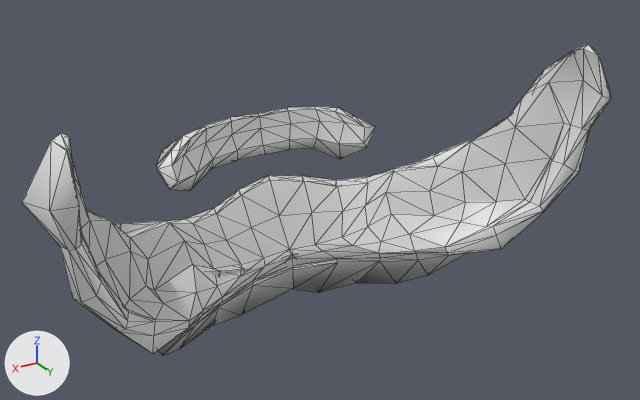
One commit to the glTF model godot/assets/creador/pelo/barba_poblada.glb: the scene before it, then after it.
Camera for both pictures: a camera (50 mm lens) standing at (0.811, 1.089, 1.86) and looking at (-0.018, -0.292, 1.17). Every picture has the same lights, and +X, +Y and +Z are marked at lower left. The first picture is the older version. Mesh edges are drawn as thin lines. Vertices at exactly the same position are counted once.

Objects in the first picture: 'pieza'.
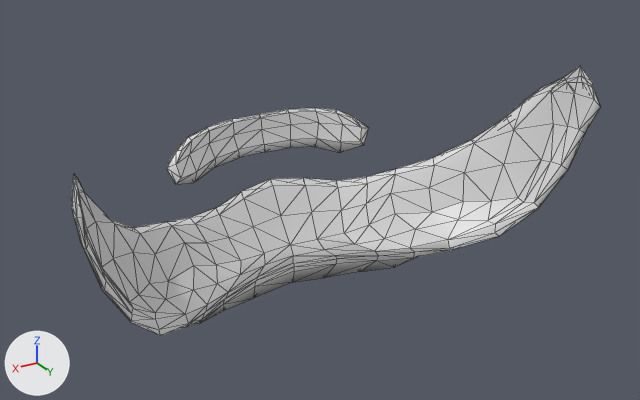
Pixel boxes (x1, y1, x2, y2) of what changed, in the pictures (640 x 400 px; the box of a moved part takes in the faces that stretch with it):
'pieza', reshaped (10% narrower, 14% shorter): before (22, 44, 611, 356); after (72, 66, 601, 335)
part 1 of me_barba_poblada, moved or reshaped: before (50, 45, 611, 353); after (74, 67, 585, 335)
part 2 of me_barba_poblada, recoloured: before (22, 44, 611, 356); after (72, 66, 601, 335)

What the commit changed:
me_barba_poblada is used by ob_pieza; location (0.0, 0.0, 0.0).
me_barba_poblada had 332 vertices, 656 faces and spanned x -0.584..0.58, y -0.562..-0.038, z 0.871..1.458.
me_barba_poblada now has 332 vertices, 656 faces and spans x -0.516..0.516, y -0.529..-0.054, z 0.931..1.417.
me_barba_poblada part 1: 332 of 332 vertices moved; they spanned x -0.584..0.58, y -0.562..-0.038, z 0.871..1.458 and now span x -0.516..0.516, y -0.529..-0.054, z 0.931..1.417; mean shift (0.0, 0.008, 0.001).
me_barba_poblada part 2: 507 kept faces spanning x -0.516..0.516, y -0.529..-0.054, z 0.931..1.417 get new vertex colours; the middle colour goes from white #f4f4f4 to white #fafafa.
